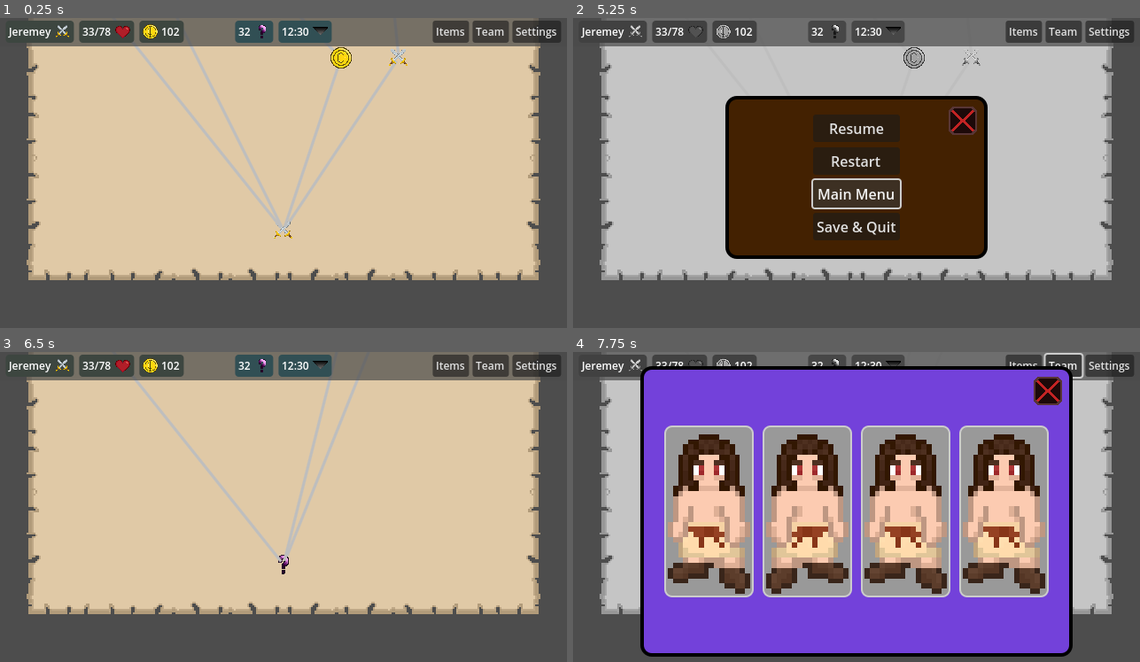
Above: before the commit, frames 1-4 (two rows, left to right).
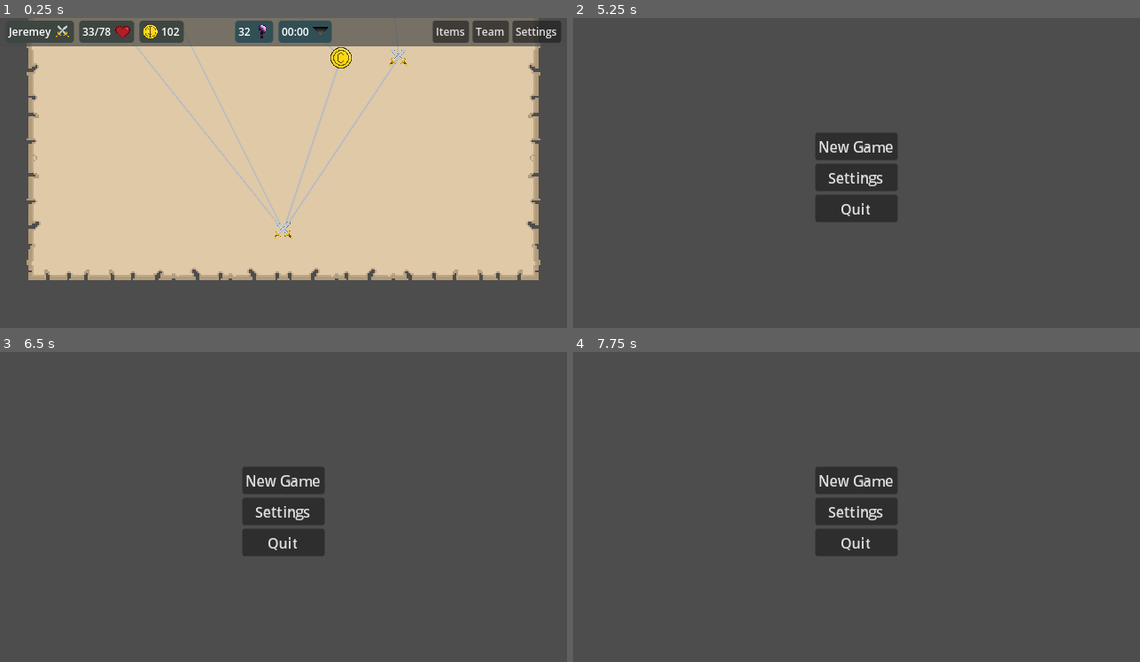
Above: after the commit, the same moments.

Repository: Willi-bot/GameProject
Game: Godot game, scene res://scenes/overworld/overworld.tscn
Same seed, same stepped clock (60 frames per second), same inputs: the game is played once before the commit and once after it. This scene is started directly instead of the project's main scene.
Inputs (mouse positions are in pixels of both pictures, inside the frame that each line leads up to):
- Up to frame 1 (0.25 s): no input
- Up to frame 2 (5.25 s): click "Items" at 0.5 s; tap Enter at 1.25, 2.75, 4.25 s; move the mouse to (981, 160) at 1.27 s; tap I (Items) at 1.35, 2.85, 4.35 s; click (981, 160) at 1.42 s; tap T (Team) at 1.55, 3.05, 4.55 s; tap Space at 2, 3.5 s; drag from (743, 194) to (828, 241) at 2.02 s; move the mouse to (913, 107) at 2.77 s; click (913, 107) at 2.92 s; drag from (828, 241) to (686, 129) at 3.52 s; move the mouse to (1026, 225) at 4.27 s; click (1026, 225) at 4.42 s; tap Escape (Escape) at 4.9 s; click "Main Menu" at 5 s
- Up to frame 3 (6.5 s): click (283, 494) at 5.75 s, where only the run before the commit has a clickable "Restart"
- Up to frame 4 (7.75 s): click (1066, 364) at 6.5 s, where only the run before the commit has a clickable "Team"; tap Space at 7.25 s; drag from (686, 463) to (771, 432) at 7.27 s

The runs differ from the first frame. In frame 1, 0.4% of the frame differs, in the area x 23-71%, y 3-69%; in frame 2, 71%; in frame 3, 73%; in frame 4, 84%, in the area x 1-99%, y 0-99%.
Error after the commit: Invalid assignment of property or key 'paused' with value of type 'bool' on a base object of type 'null instance'. (res://scenes/overworld/pause/pause_menu.gd:…

Commit message:
fix icon button order, add global state

Diff:
--- /dev/null
+++ b/gameproject/GlobalState.gd
@@ -0,0 +1,38 @@
+extends Node
+
+@export var current_level: int = 1
+@export var elapsed_time: float = 0.0
+@export var run_in_progress: bool = false
+
+func _ready() -> void:
+	load_state()
+
+func start_new_run() -> void:
+	current_level = 1
+	elapsed_time = 0.0
+	run_in_progress = true
+
+func save_state() -> void:
+	var save_data = {
+		"current_level": current_level,
+		"elapsed_time": elapsed_time,
+		"run_in_progress": run_in_progress
+	}
+	var file = FileAccess.open("user://save_game.json", FileAccess.WRITE)
+	if file:
+		file.store_string(JSON.stringify(save_data))
+		file.close()
+		print("File saved succesfully", save_data)
+
+func load_state() -> void:
+	if FileAccess.file_exists("user://save_game.json"):
+		var file = FileAccess.open("user://save_game.json", FileAccess.READ)
+		if file:
+			var json = JSON.new()
+			var result = json.parse(file.get_as_text())
+			var save_data = json.get_data()
+			file.close()
+			current_level = save_data.get("current_level", 1)
+			elapsed_time = save_data.get("elapsed_time", 0.0)
+			run_in_progress = save_data.get("run_in_progress", false)
+			print("State loaded succesfully!", save_data)
--- a/gameproject/project.godot
+++ b/gameproject/project.godot
@@ -14,6 +14,10 @@
 run/main_scene="res://scenes/main_menu/main_menu.tscn"
 config/features=PackedStringArray("4.3", "GL Compatibility")
 config/icon="res://icon.svg"
+
+[autoload]
+
+GlobalState="*res://GlobalState.gd"
 
 [display]
 
--- a/gameproject/scenes/main_menu/main_menu.gd
+++ b/gameproject/scenes/main_menu/main_menu.gd
@@ -1,5 +1,6 @@
 extends Control
 
+@onready var continueBtn: Button = $MarginContainer/VBoxContainer/Continue
 
 @export var resolutions = [
 		Vector2(3840,2160),
@@ -18,6 +19,10 @@
 # Called when the node enters the scene tree for the first time.
 func _ready() -> void:
 	var save_dict = {}
+
+	if GlobalState.run_in_progress == false:
+		continueBtn.visible = false
+
 
 	if FileAccess.file_exists("user://settings.cfg"):
 		var save_file = FileAccess.open("user://settings.cfg", FileAccess.READ)
@@ -44,6 +49,7 @@
 
 
 func _on_new_game_pressed() -> void:
+	GlobalState.start_new_run()
 	get_tree().change_scene_to_file("res://scenes/overworld/overworld.tscn")
 
 
@@ -56,4 +62,5 @@
 
 
 func _on_quit_pressed() -> void:
+	GlobalState.save_state()
 	get_tree().quit()
--- a/gameproject/scenes/overworld/Event.gd
+++ b/gameproject/scenes/overworld/Event.gd
@@ -2,8 +2,9 @@
 
 @onready var button : TextureButton = $Button
 
-
-const margin = 5
+var color = Color.GRAY
+var width = 2
+var useAntialiasing = false
 
 var children: Array = []
 
@@ -29,12 +30,9 @@
 		var line = child.position - position
 
 		var normal = line.normalized()
-		line -= margin * normal
-		var color = Color.GRAY
+		line -= normal
 
-		#print(normal * margin, line)
-
-		draw_line(normal * margin, line, color, 2, true)
+		draw_line(normal, line, Color.GRAY, width, useAntialiasing)
 
 
 func _on_button_pressed() -> void:
--- a/gameproject/scenes/overworld/Event.tscn
+++ b/gameproject/scenes/overworld/Event.tscn
@@ -7,6 +7,7 @@
 script = ExtResource("1")
 
 [node name="Button" type="TextureButton" parent="."]
+z_index = 100
 texture_filter = 1
 offset_left = -12.0
 offset_top = -12.0
--- a/gameproject/scenes/overworld/menu_bar.gd
+++ b/gameproject/scenes/overworld/menu_bar.gd
@@ -1,11 +1,15 @@
 extends MenuBar
 
-
-# Called when the node enters the scene tree for the first time.
-func _ready() -> void:
-	pass # Replace with function body.
+@onready var time_label: Label = $Info/GameInfo/TimeContainer/Time/Time
+@onready var level_label: Label = $Info/GameInfo/LevelContainer/Level/Level
 
 
-# Called every frame. 'delta' is the elapsed time since the previous frame.
 func _process(delta: float) -> void:
-	pass
+	GlobalState.elapsed_time += delta
+	update_elapsed_time_label()
+
+func update_elapsed_time_label() -> void:
+	var minutes: int = int(GlobalState.elapsed_time) / 60
+	var seconds: int = int(GlobalState.elapsed_time) % 60
+	var formatted_time = "%02d:%02d" % [minutes, seconds]
+	time_label.text = formatted_time
--- a/gameproject/scenes/overworld/overworld.gd
+++ b/gameproject/scenes/overworld/overworld.gd
@@ -1,6 +1,7 @@
 extends Control
 
 @onready var mapTexture: TextureRect = $TextureRect
+@onready var camera: Camera2D = $Camera2D
 
 var events = {}
 var event_scene = preload("res://scenes/overworld/Event.tscn")
--- a/gameproject/scenes/overworld/overworld.tscn
+++ b/gameproject/scenes/overworld/overworld.tscn
@@ -66,13 +66,14 @@
 anchor_mode = 0
 script = ExtResource("3_jjmku")
 
-[node name="MenuBar" type="MenuBar" parent="Camera2D"]
-z_index = 100
+[node name="TopMenu" type="CanvasLayer" parent="."]
+
+[node name="TopMenu" type="MenuBar" parent="TopMenu"]
 offset_right = 640.0
 offset_bottom = 32.0
 script = ExtResource("3_n567t")
 
-[node name="Background" type="PanelContainer" parent="Camera2D/MenuBar"]
+[node name="Background" type="PanelContainer" parent="TopMenu/TopMenu"]
 layout_mode = 1
 anchors_preset = 15
 anchor_right = 1.0
@@ -81,7 +82,7 @@
 grow_vertical = 2
 theme_override_styles/panel = SubResource("StyleBoxFlat_gpnix")
 
-[node name="Info" type="HBoxContainer" parent="Camera2D/MenuBar"]
+[node name="Info" type="HBoxContainer" parent="TopMenu/TopMenu"]
 layout_mode = 1
 anchors_preset = -1
 anchor_left = 0.01
@@ -90,21 +91,21 @@
 grow_horizontal = 2
 grow_vertical = 2
 
-[node name="PlayerInfo" type="HBoxContainer" parent="Camera2D/MenuBar/Info"]
+[node name="PlayerInfo" type="HBoxContainer" parent="TopMenu/TopMenu/Info"]
 layout_mode = 2
 size_flags_horizontal = 2
 theme_override_constants/separation = 6
 
-[node name="NameContainer" type="PanelContainer" parent="Camera2D/MenuBar/Info/PlayerInfo"]
+[node name="NameContainer" type="PanelContainer" parent="TopMenu/TopMenu/Info/PlayerInfo"]
 layout_mode = 2
 size_flags_horizontal = 4
 size_flags_vertical = 4
 theme_override_styles/panel = SubResource("StyleBoxFlat_qs3os")
 
-[node name="Name" type="HBoxContainer" parent="Camera2D/MenuBar/Info/PlayerInfo/NameContainer"]
-layout_mode = 2
-
-[node name="Name" type="Label" parent="Camera2D/MenuBar/Info/PlayerInfo/NameContainer/Name"]
+[node name="Name" type="HBoxContainer" parent="TopMenu/TopMenu/Info/PlayerInfo/NameContainer"]
+layout_mode = 2
+
+[node name="Name" type="Label" parent="TopMenu/TopMenu/Info/PlayerInfo/NameContainer/Name"]
 layout_mode = 2
 size_flags_horizontal = 4
 size_flags_vertical = 1
@@ -112,111 +113,111 @@
 text = "Jeremey"
 vertical_alignment = 1
 
-[node name="PlayerIcon" type="TextureRect" parent="Camera2D/MenuBar/Info/PlayerInfo/NameContainer/Name"]
+[node name="PlayerIcon" type="TextureRect" parent="TopMenu/TopMenu/Info/PlayerInfo/NameContainer/Name"]
 layout_mode = 2
 texture = ExtResource("5_4qf84")
 expand_mode = 2
 
-[node name="HealthContainer" type="PanelContainer" parent="Camera2D/MenuBar/Info/PlayerInfo"]
+[node name="HealthContainer" type="PanelContainer" parent="TopMenu/TopMenu/Info/PlayerInfo"]
 layout_mode = 2
 size_flags_horizontal = 4
 size_flags_vertical = 4
 theme_override_styles/panel = SubResource("StyleBoxFlat_qs3os")
 
-[node name="Health" type="HBoxContainer" parent="Camera2D/MenuBar/Info/PlayerInfo/HealthContainer"]
-layout_mode = 2
-
-[node name="Health" type="Label" parent="Camera2D/MenuBar/Info/PlayerInfo/HealthContainer/Health"]
+[node name="Health" type="HBoxContainer" parent="TopMenu/TopMenu/Info/PlayerInfo/HealthContainer"]
+layout_mode = 2
+
+[node name="Health" type="Label" parent="TopMenu/TopMenu/Info/PlayerInfo/HealthContainer/Health"]
 layout_mode = 2
 size_flags_horizontal = 6
 theme_override_font_sizes/font_size = 12
 text = "33/78"
 
-[node name="HealthIcon" type="TextureRect" parent="Camera2D/MenuBar/Info/PlayerInfo/HealthContainer/Health"]
+[node name="HealthIcon" type="TextureRect" parent="TopMenu/TopMenu/Info/PlayerInfo/HealthContainer/Health"]
 layout_mode = 2
 texture = ExtResource("6_crrf5")
 expand_mode = 2
 
-[node name="GoldContainer" type="PanelContainer" parent="Camera2D/MenuBar/Info/PlayerInfo"]
+[node name="GoldContainer" type="PanelContainer" parent="TopMenu/TopMenu/Info/PlayerInfo"]
 layout_mode = 2
 size_flags_vertical = 4
 theme_override_styles/panel = SubResource("StyleBoxFlat_qs3os")
 
-[node name="Gold" type="HBoxContainer" parent="Camera2D/MenuBar/Info/PlayerInfo/GoldContainer"]
-layout_mode = 2
-
-[node name="GoldIcon" type="TextureRect" parent="Camera2D/MenuBar/Info/PlayerInfo/GoldContainer/Gold"]
+[node name="Gold" type="HBoxContainer" parent="TopMenu/TopMenu/Info/PlayerInfo/GoldContainer"]
+layout_mode = 2
+
+[node name="GoldIcon" type="TextureRect" parent="TopMenu/TopMenu/Info/PlayerInfo/GoldContainer/Gold"]
 layout_mode = 2
 texture = ExtResource("7_un8em")
 expand_mode = 2
 
-[node name="Gold" type="Label" parent="Camera2D/MenuBar/Info/PlayerInfo/GoldContainer/Gold"]
+[node name="Gold" type="Label" parent="TopMenu/TopMenu/Info/PlayerInfo/GoldContainer/Gold"]
 layout_mode = 2
 size_flags_horizontal = 6
 theme_override_font_sizes/font_size = 12
 text = "102"
 
-[node name="GameInfo" type="HBoxContainer" parent="Camera2D/MenuBar/Info"]
+[node name="GameInfo" type="HBoxContainer" parent="TopMenu/TopMenu/Info"]
 layout_mode = 2
 theme_override_constants/separation = 6
 
-[node name="LevelContainer" type="PanelContainer" parent="Camera2D/MenuBar/Info/GameInfo"]
+[node name="LevelContainer" type="PanelContainer" parent="TopMenu/TopMenu/Info/GameInfo"]
 layout_mode = 2
 size_flags_horizontal = 4
 size_flags_vertical = 4
 theme_override_styles/panel = SubResource("StyleBoxFlat_sgjmk")
 
-[node name="Level" type="HBoxContainer" parent="Camera2D/MenuBar/Info/GameInfo/LevelContainer"]
-layout_mode = 2
-
-[node name="Level" type="Label" parent="Camera2D/MenuBar/Info/GameInfo/LevelContainer/Level"]
+[node name="Level" type="HBoxContainer" parent="TopMenu/TopMenu/Info/GameInfo/LevelContainer"]
+layout_mode = 2
+
+[node name="Level" type="Label" parent="TopMenu/TopMenu/Info/GameInfo/LevelContainer/Level"]
 layout_mode = 2
 size_flags_horizontal = 4
 theme_override_font_sizes/font_size = 12
 text = "32"
 
-[node name="LevelIcon" type="TextureRect" parent="Camera2D/MenuBar/Info/GameInfo/LevelContainer/Level"]
+[node name="LevelIcon" type="TextureRect" parent="TopMenu/TopMenu/Info/GameInfo/LevelContainer/Level"]
 layout_mode = 2
 texture = ExtResource("8_7ftgb")
 expand_mode = 2
 
-[node name="TimeContainer" type="PanelContainer" parent="Camera2D/MenuBar/Info/GameInfo"]
+[node name="TimeContainer" type="PanelContainer" parent="TopMenu/TopMenu/Info/GameInfo"]
 layout_mode = 2
 size_flags_horizontal = 4
 size_flags_vertical = 4
 theme_override_styles/panel = SubResource("StyleBoxFlat_sgjmk")
 
-[node name="Time" type="HBoxContainer" parent="Camera2D/MenuBar/Info/GameInfo/TimeContainer"]
-layout_mode = 2
-
-[node name="Time" type="Label" parent="Camera2D/MenuBar/Info/GameInfo/TimeContainer/Time"]
+[node name="Time" type="HBoxContainer" parent="TopMenu/TopMenu/Info/GameInfo/TimeContainer"]
+layout_mode = 2
+
+[node name="Time" type="Label" parent="TopMenu/TopMenu/Info/GameInfo/TimeContainer/Time"]
 layout_mode = 2
 size_flags_horizontal = 4
 theme_override_font_sizes/font_size = 12
 text = "12:30"
 
-[node name="TimeIcon" type="TextureRect" parent="Camera2D/MenuBar/Info/GameInfo/TimeContainer/Time"]
+[node name="TimeIcon" type="TextureRect" parent="TopMenu/TopMenu/Info/GameInfo/TimeContainer/Time"]
 layout_mode = 2
 texture = ExtResource("9_lpb8i")
 expand_mode = 2
 
-[node name="Controls" type="HBoxContainer" parent="Camera2D/MenuBar/Info"]
+[node name="Controls" type="HBoxContainer" parent="TopMenu/TopMenu/Info"]
 layout_mode = 2
 size_flags_horizontal = 10
 
-[node name="Items" type="Button" parent="Camera2D/MenuBar/Info/Controls"]
+[node name="Items" type="Button" parent="TopMenu/TopMenu/Info/Controls"]
 layout_mode = 2
 size_flags_vertical = 4
 theme_override_font_sizes/font_size = 12
 text = "Items"
 
-[node name="Team" type="Button" parent="Camera2D/MenuBar/Info/Controls"]
+[node name="Team" type="Button" parent="TopMenu/TopMenu/Info/Controls"]
 layout_mode = 2
 size_flags_vertical = 4
 theme_override_font_sizes/font_size = 12
 text = "Team"
 
-[node name="Settings" type="Button" parent="Camera2D/MenuBar/Info/Controls"]
+[node name="Settings" type="Button" parent="TopMenu/TopMenu/Info/Controls"]
 layout_mode = 2
 size_flags_vertical = 4
 theme_override_font_sizes/font_size = 12
@@ -238,6 +239,6 @@
 process_mode = 3
 visible = false
 
-[connection signal="pressed" from="Camera2D/MenuBar/Info/Controls/Items" to="MenuLayer" method="_on_items_pressed"]
-[connection signal="pressed" from="Camera2D/MenuBar/Info/Controls/Team" to="MenuLayer" method="_on_team_pressed"]
-[connection signal="pressed" from="Camera2D/MenuBar/Info/Controls/Settings" to="MenuLayer" method="_on_settings_pressed"]
+[connection signal="pressed" from="TopMenu/TopMenu/Info/Controls/Items" to="MenuLayer" method="_on_items_pressed"]
+[connection signal="pressed" from="TopMenu/TopMenu/Info/Controls/Team" to="MenuLayer" method="_on_team_pressed"]
+[connection signal="pressed" from="TopMenu/TopMenu/Info/Controls/Settings" to="MenuLayer" method="_on_settings_pressed"]
--- a/gameproject/scenes/overworld/pause/pause_menu.gd
+++ b/gameproject/scenes/overworld/pause/pause_menu.gd
@@ -29,8 +29,14 @@
 
 
 func _on_quit_pressed() -> void:
+	GlobalState.save_state()
 	get_tree().quit()
 
 
 func _on_close_pressed() -> void:
 	resume()
+
+
+func _on_main_menu_pressed() -> void:
+	get_tree().change_scene_to_file("res://scenes/main_menu/main_menu.tscn")
+	resume()
--- a/gameproject/scenes/overworld/pause/pause_menu.tscn
+++ b/gameproject/scenes/overworld/pause/pause_menu.tscn
@@ -141,7 +141,7 @@
 size_flags_vertical = 3
 text = "Restart"
 
-[node name="Button" type="Button" parent="PanelContainer/VBoxContainer"]
+[node name="MainMenu" type="Button" parent="PanelContainer/VBoxContainer"]
 layout_mode = 2
 text = "Main Menu"
 
@@ -158,4 +158,5 @@
 [connection signal="pressed" from="PanelContainer/Close" to="." method="_on_close_pressed"]
 [connection signal="pressed" from="PanelContainer/VBoxContainer/Resume" to="." method="_on_resume_pressed"]
 [connection signal="pressed" from="PanelContainer/VBoxContainer/Restart" to="." method="_on_restart_pressed"]
+[connection signal="pressed" from="PanelContainer/VBoxContainer/MainMenu" to="." method="_on_main_menu_pressed"]
 [connection signal="pressed" from="PanelContainer/VBoxContainer/Quit" to="." method="_on_quit_pressed"]
